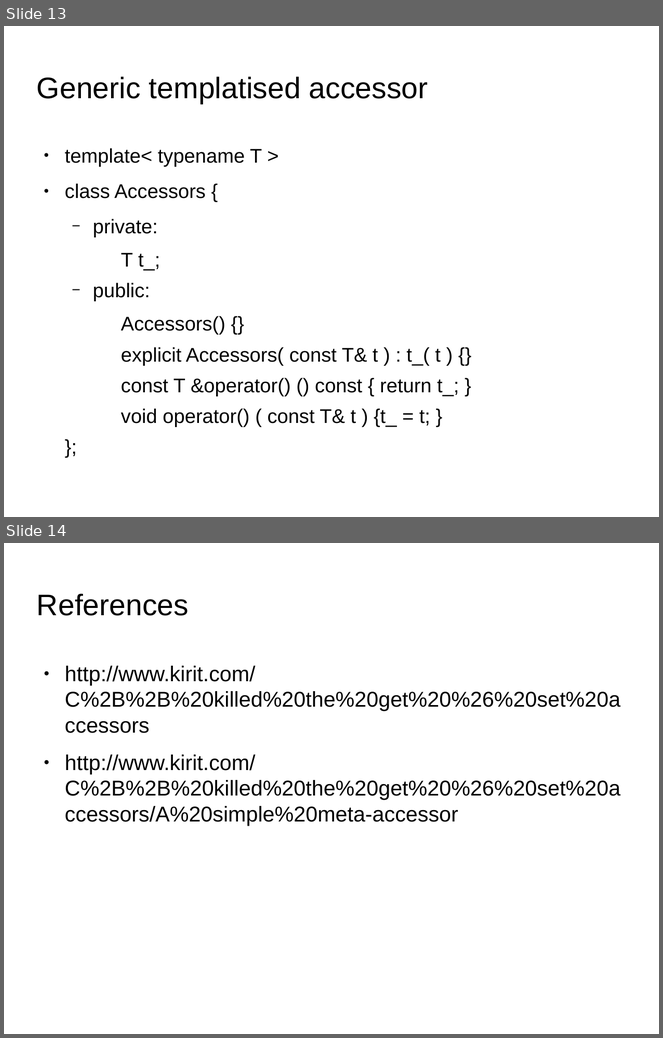
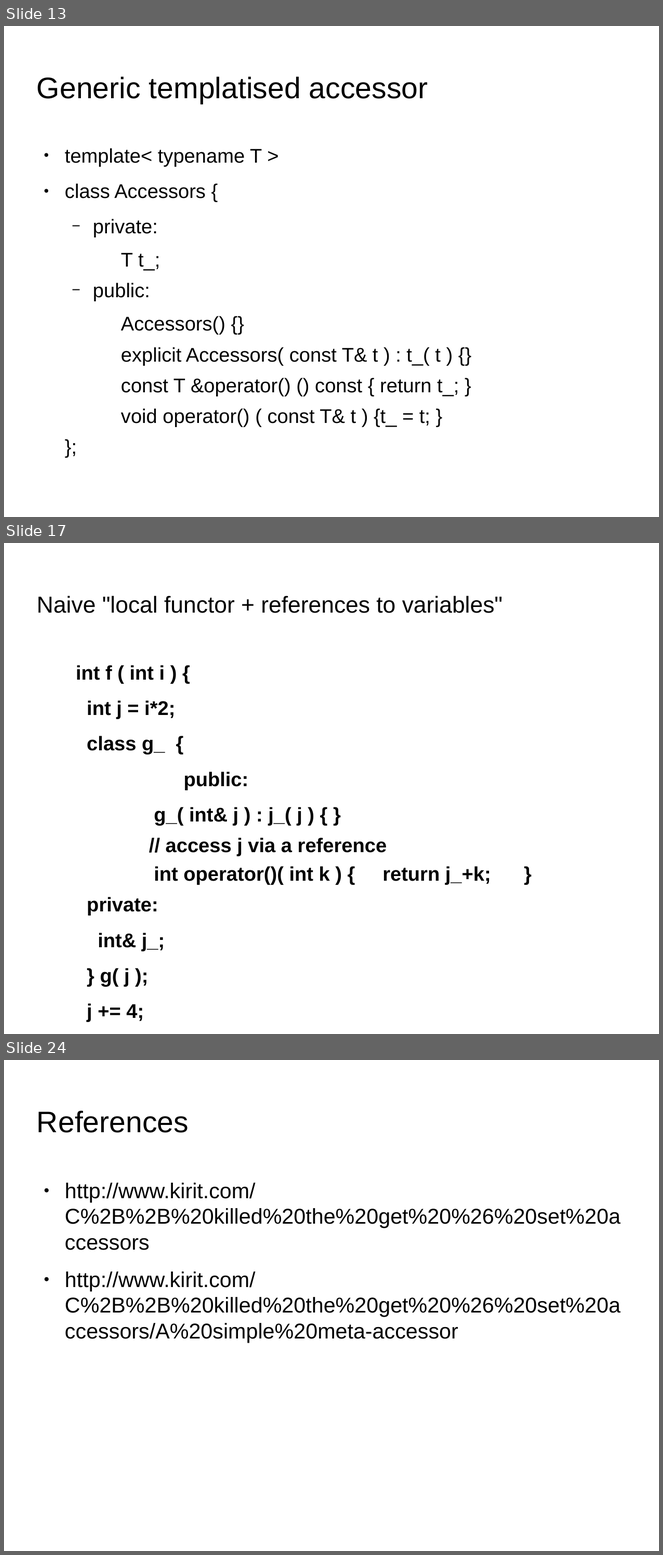
Before and after one commit to kks32/cpp-software-development, a slide deck: Ex15_Functors/Ex15_Functors.odp. Shown one above the other, each under a label of ours: slides 13 and 14 before the commit, slides 13, 17 and 24 after it; the slides between them are not shown. The pictures are 663x1038 and 663x1555 pixels, drawn with LibreOffice and Linux fonts; fonts in the diff are those of the drawing; background and template pictures are left out. Boxes give left, top, right and bottom in pixels: in the first picture for what was removed or moved away, otherwise in the second. Text is boxed around its words. In the diff, an @@ line names an element or a change of style, - is before the commit and + after.

Commit message:
Ex15 functors, std::functions

```diff
--- a/Ex15_Functors/Ex15_Functors.odp
+++ b/Ex15_Functors/Ex15_Functors.odp
@@ slide 17 added at (4,543,659,1034), background picture (left out) @@
@@ title added at (37,596,503,613), 28 pt, text #000000 @@
+Naive "local functor + references to variables"
@@ text added at (76,665,491,1022), 24.1 pt, text #000000, bold @@
+int f ( int i ) {
+int j = i*2;
+class g_ {
+public:
+    g_( int& j ) : j_( j ) { }
+      // access j via a reference
+    int operator()( int k ) { return j_+k; }
+private:
+int& j_;
+} g( j );
+j += 4;
+return g( 3 );
+}
@@ what was slide 14 is now slide 24 @@
```
Also in this commit, not shown: 9 other slides added, 2 other files.
